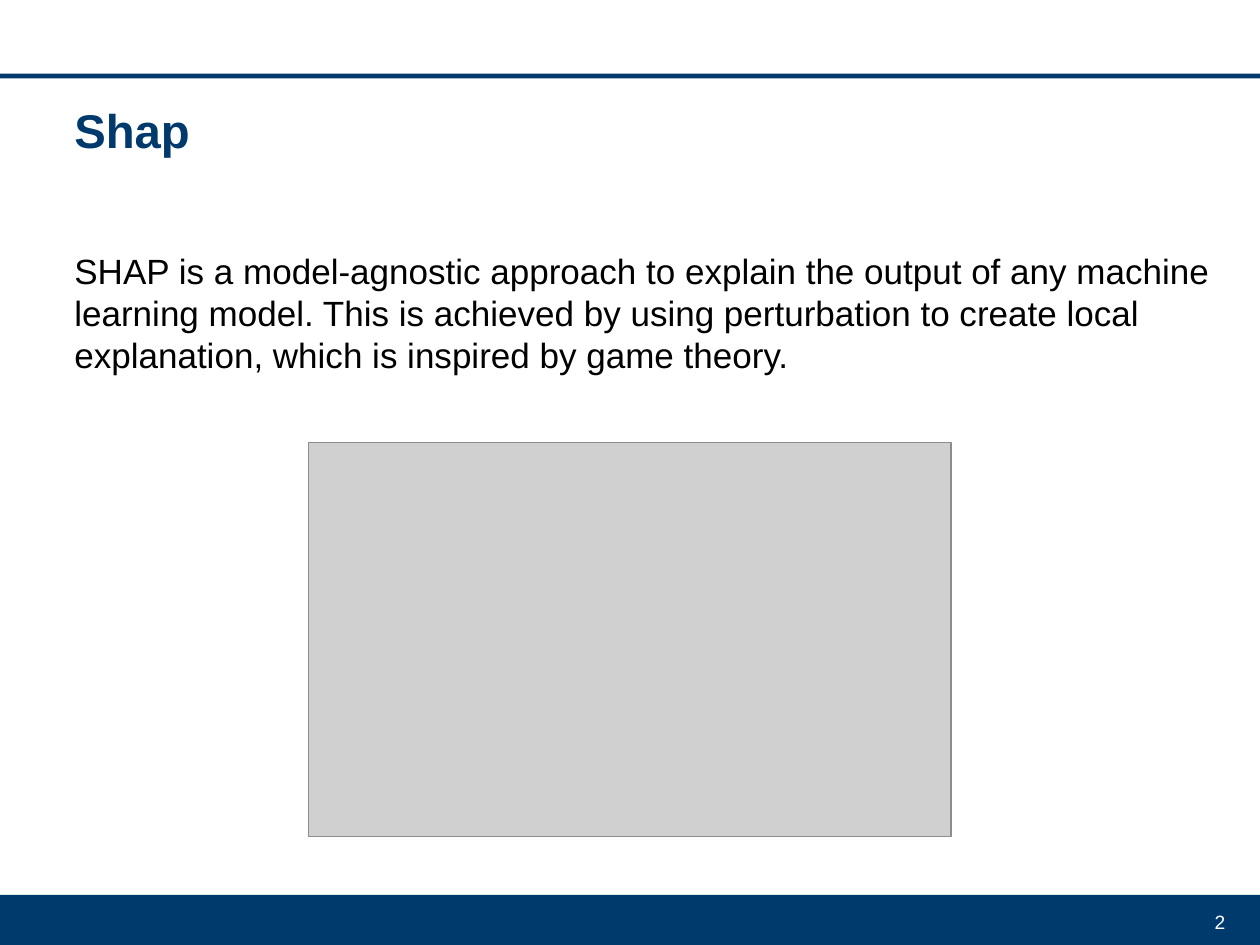
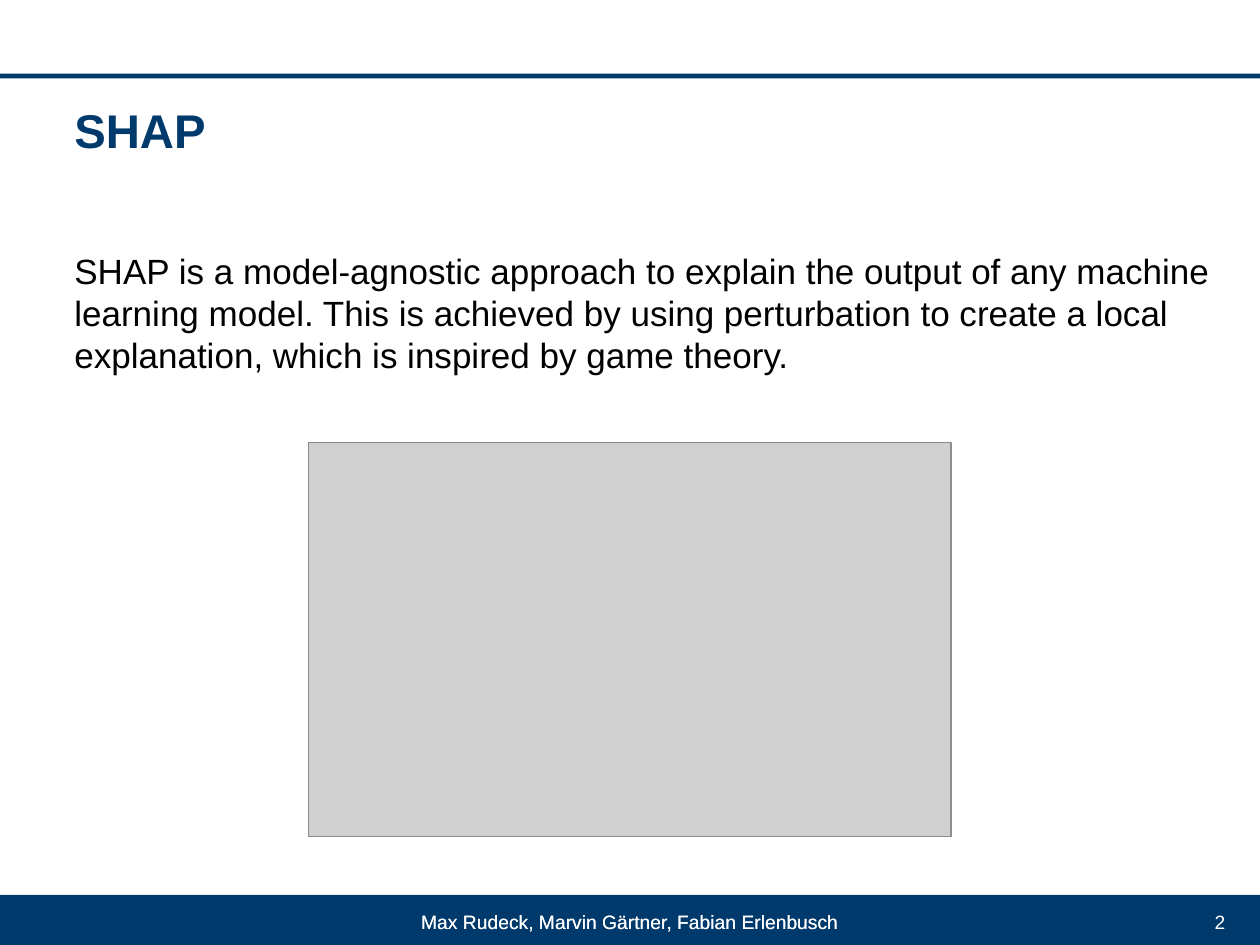
Before and after one commit to DrFab1/va_explainable_ai, a slide deck: slide 2 of VA_Projekt.ppt. Drawn at 1260x945 pixels with LibreOffice and Linux fonts; fonts in the diff are those of the drawing; grey boxes stand for pictures; background and template pictures are left out. Boxes give left, top, right and bottom in pixels: in the first picture for what was removed or moved away, otherwise in the second. Text is boxed around its words. In the diff, an @@ line names an element or a change of style, - is before the commit and + after.

```diff
--- a/VA_Projekt.ppt
+++ b/VA_Projekt.ppt
@@ title at (74,115,205,149): text changed @@
-Shap
+SHAP
@@ text at (74,258,1208,375): text changed @@
-SHAP is a model-agnostic approach to explain the output of any machine learning model. This is achieved by using perturbation to create local explanation, which is inspired by game theory.
+SHAP is a model-agnostic approach to explain the output of any machine learning model. This is achieved by using perturbation to create a local explanation, which is inspired by game theory.
@@ text added at (233,907,1027,937), 11 pt, text #FFFFFF @@
+Max Rudeck, Marvin Gärtner, Fabian Erlenbusch
@@ text added at (421,915,838,932), 11 pt, text #FFFFFF @@
+Max Rudeck, Marvin Gärtner, Fabian Erlenbusch
```
Also in this commit, not shown: 4 other slides changed, 1 slide added, 1 slide removed.
